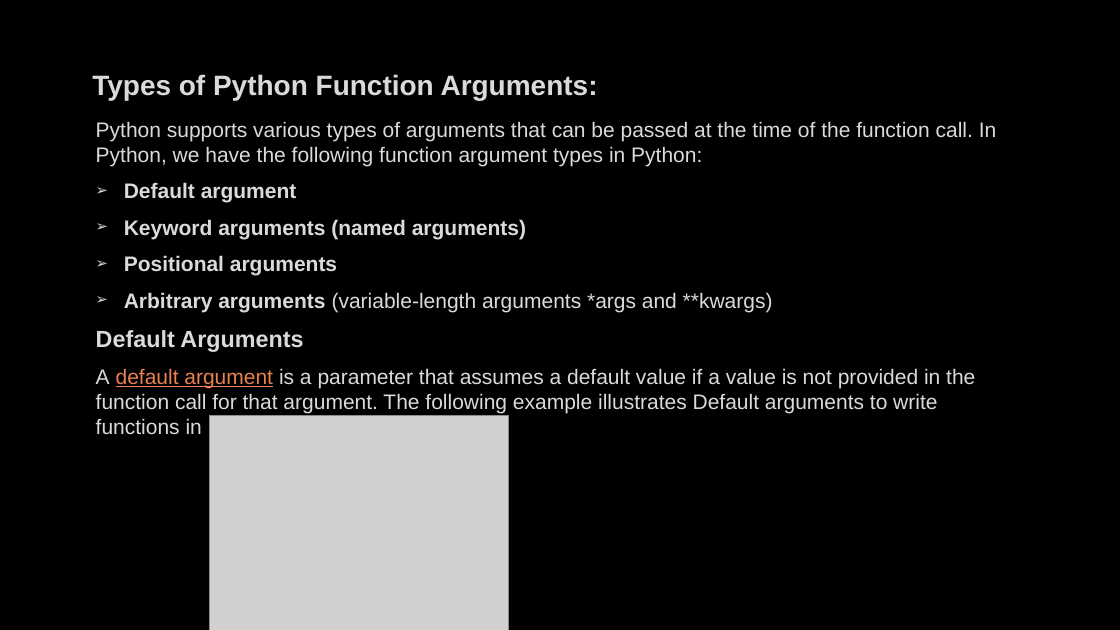
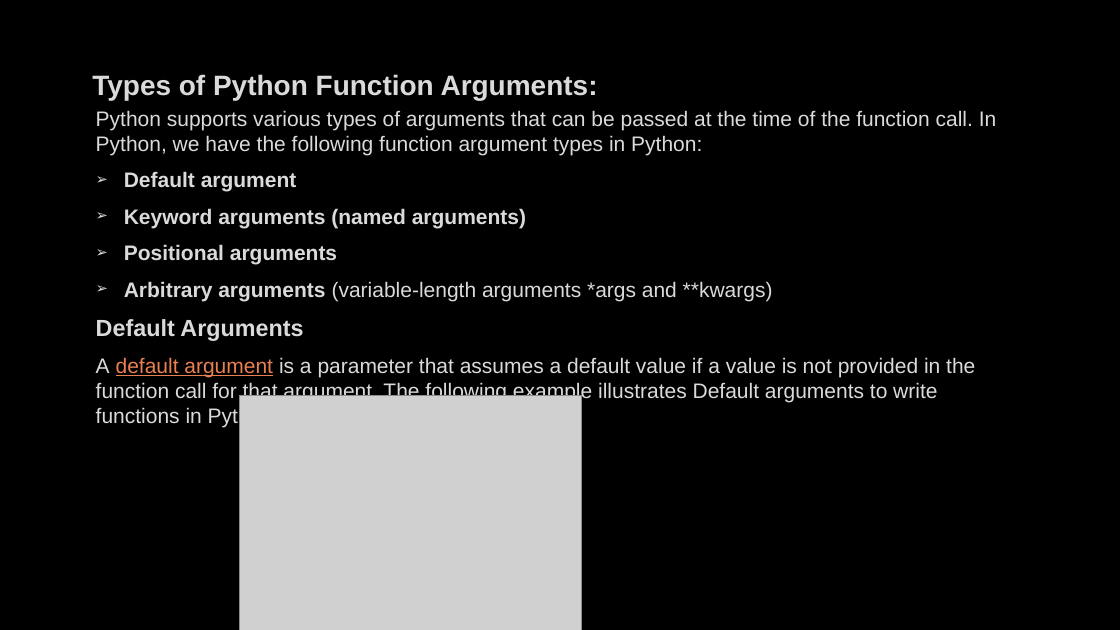
Before and after one commit to PCS-Global-Private-Limited/4041-Sagnik-PythonPDF, a slide deck: slide 39 of Python.pptx. Drawn at 1120x630 pixels with LibreOffice and Linux fonts; fonts in the diff are those of the drawing; grey boxes stand for pictures; background and template pictures are left out. Boxes give left, top, right and bottom in pixels: in the first picture for what was removed or moved away, otherwise in the second. Text is boxed around its words. In the diff, an @@ line names an element or a change of style, - is before the commit and + after.

```diff
--- a/Python.pptx
+++ b/Python.pptx
@@ text "Python supports various types of ..." moved from (x1=96, y1=121, x2=996, y2=439) to (x1=96, y1=110, x2=996, y2=428) @@
@@ picture resized from (x1=209, y1=415, x2=508, y2=630) to (x1=240, y1=396, x2=582, y2=630) @@
```
Also in this commit, not shown: 1 other slide changed, 15 slides added.
